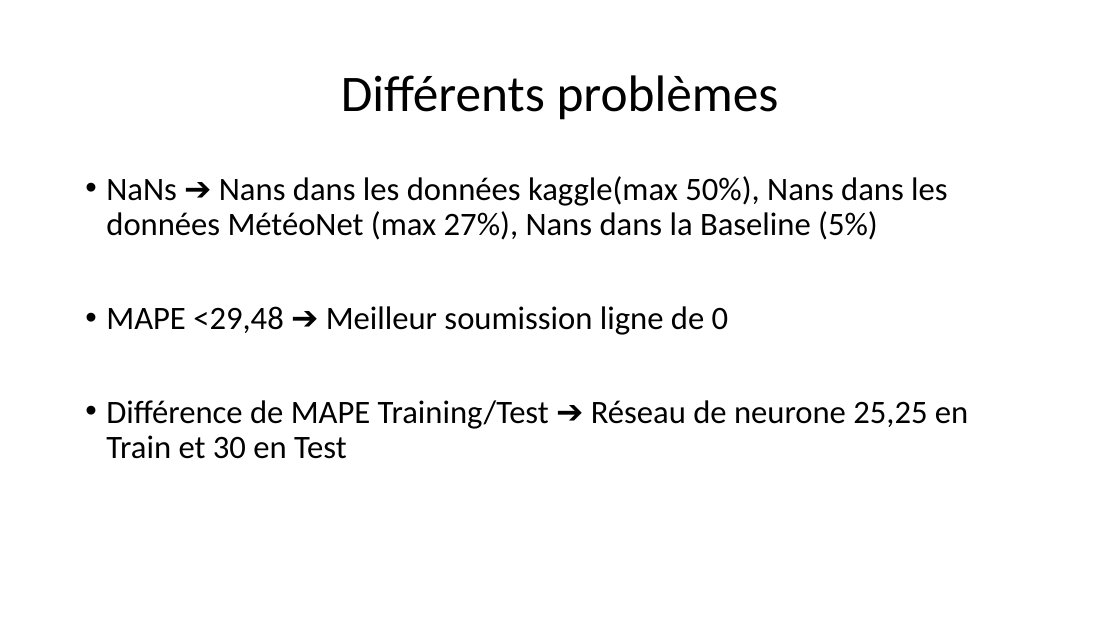
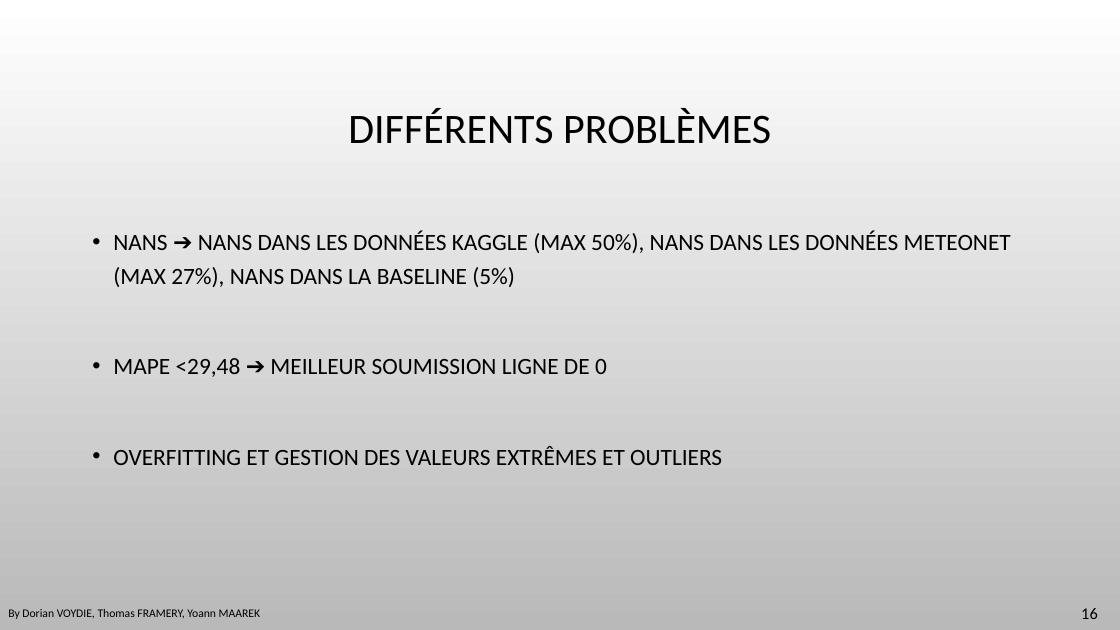
Before and after one commit to DavidBert/DEFI_IA, a slide deck: slide 16 of Presentation.pptx (slide 14 before the commit). Drawn at 1120x630 pixels with LibreOffice and Linux fonts; fonts in the diff are those of the drawing; background and template pictures are left out. Boxes give left, top, right and bottom in pixels: in the first picture for what was removed or moved away, otherwise in the second. Text is boxed around its words. In the diff, an @@ line names an element or a change of style, - is before the commit and + after.

```diff
--- a/Presentation.pptx
+++ b/Presentation.pptx
@@ background #FFFFFF to picture (left out) @@
@@ title at <box>348,109,771,144</box>: text changed; size 44 to 36 pt @@
-Différents problèmes
+DIFFÉRENTS PROBLÈMES
@@ text at <box>113,230,1011,465</box>: text changed; size 28 to 20 pt @@
-• NaNs ➔ Nans dans les données kaggle(max 50%), Nans dans les données MétéoNet (max 27%), Nans dans la Baseline (5%)
-• MAPE <29,48 ➔ Meilleur soumission ligne de 0
-• Différence de MAPE Training/Test ➔ Réseau de neurone 25,25 en Train et 30 en Test
+• NANS ➔ NANS DANS LES DONNÉES KAGGLE (MAX 50%), NANS DANS LES DONNÉES METEONET (MAX 27%), NANS DANS LA BASELINE (5%)
+• MAPE <29,48 ➔ MEILLEUR SOUMISSION LIGNE DE 0
+• OVERFITTING ET GESTION DES VALEURS EXTRÊMES ET OUTLIERS
@@ text added at <box>8,609,260,619</box>, 10 pt, text #000000 @@
+By Dorian VOYDIE, Thomas FRAMERY, Yoann MAAREK
@@ page number added at <box>1081,608,1098,619</box>, 14 pt, text #000000 @@
+16
```
Also in this commit, not shown: 11 other slides changed, 4 slides added, 2 slides removed, 2 other files.
